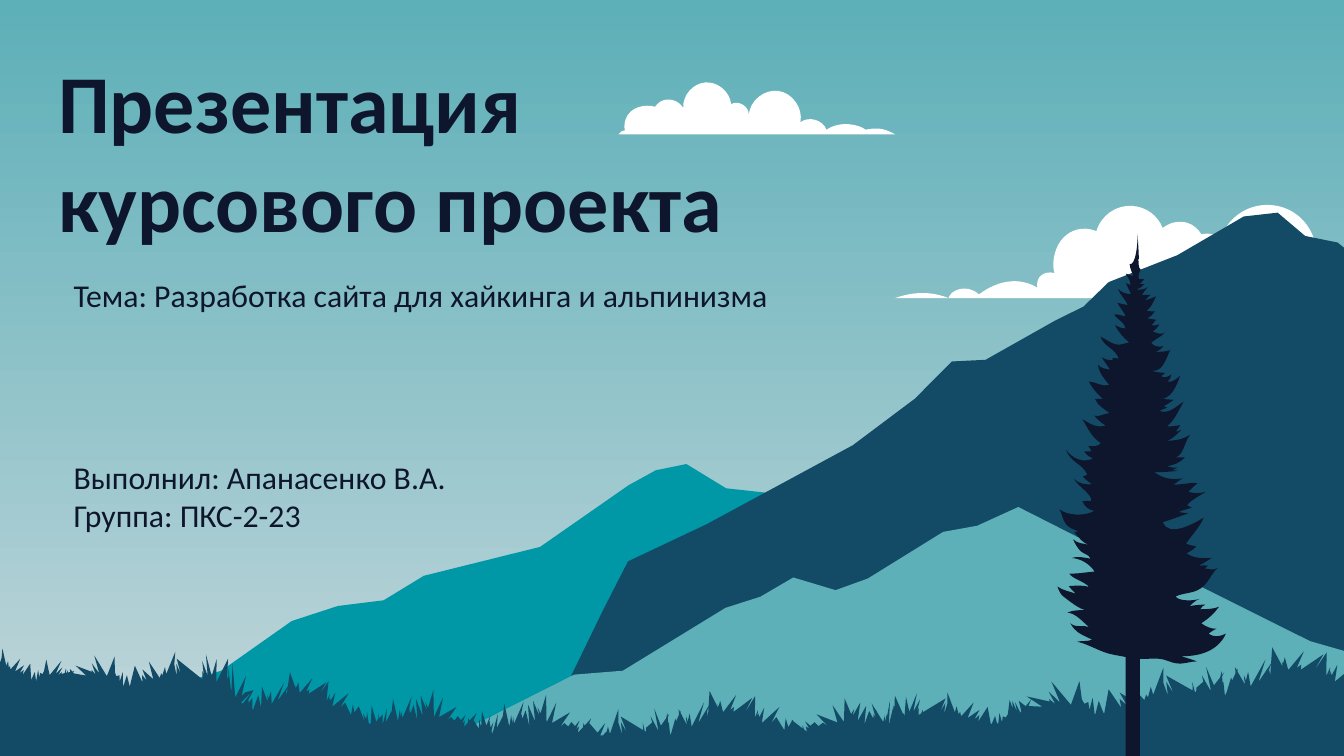
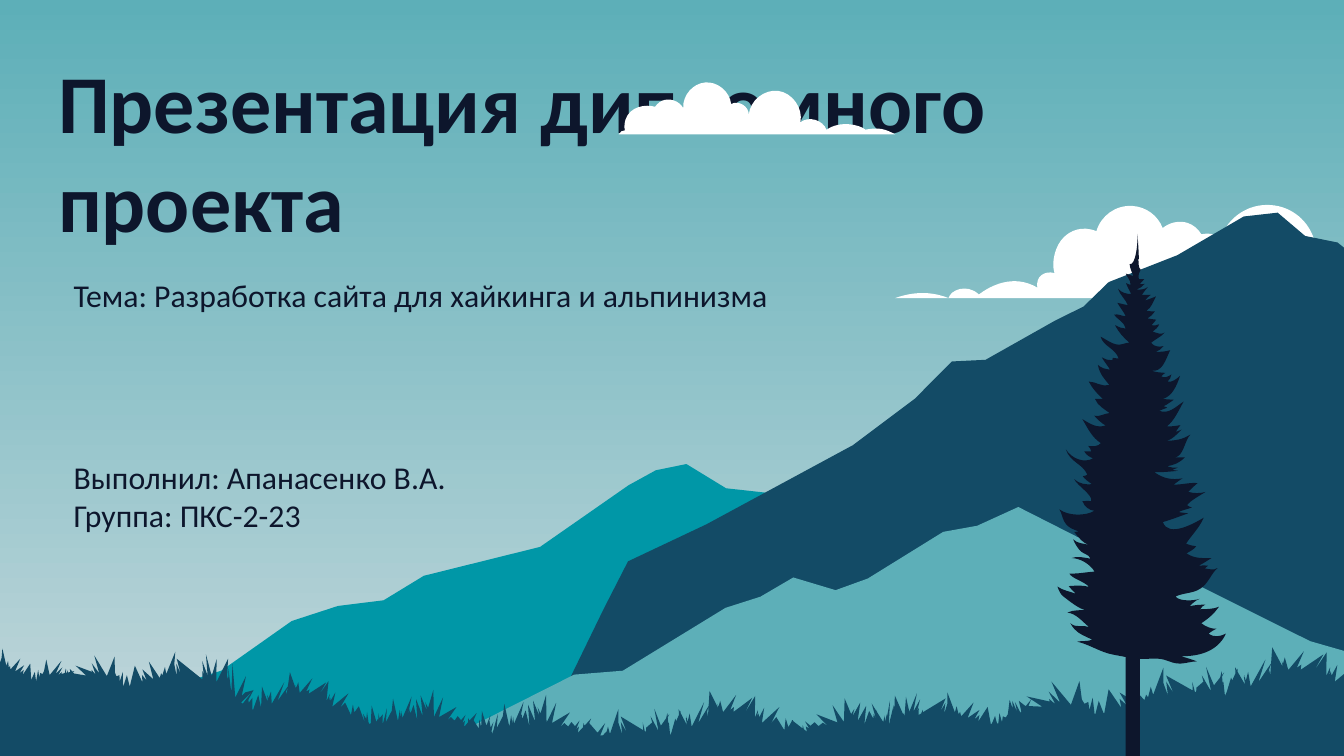
Before and after one commit to pepukcoder/peakish, a slide deck: slide 1 of report/Презентация_диплом_ООП_Апанасенко_Владислав_ПКС-2-23.pptx. Drawn at 1344x756 pixels with LibreOffice and Linux fonts; fonts in the diff are those of the drawing. Boxes give left, top, right and bottom in pixels: in the first picture for what was removed or moved away, otherwise in the second. Text is boxed around its words. In the diff, an @@ line names an element or a change of style, - is before the commit and + after.

```diff
--- a/report/Презентация_диплом_ООП_Апанасенко_Владислав_ПКС-2-23.pptx
+++ b/report/Презентация_диплом_ООП_Апанасенко_Владислав_ПКС-2-23.pptx
@@ title at [58,80,986,245]: text changed @@
-Презентация курсового проекта
+Презентация дипломного проекта
```
Also in this commit, not shown: 5 other slides changed, 1 slide added, 2 other files.
